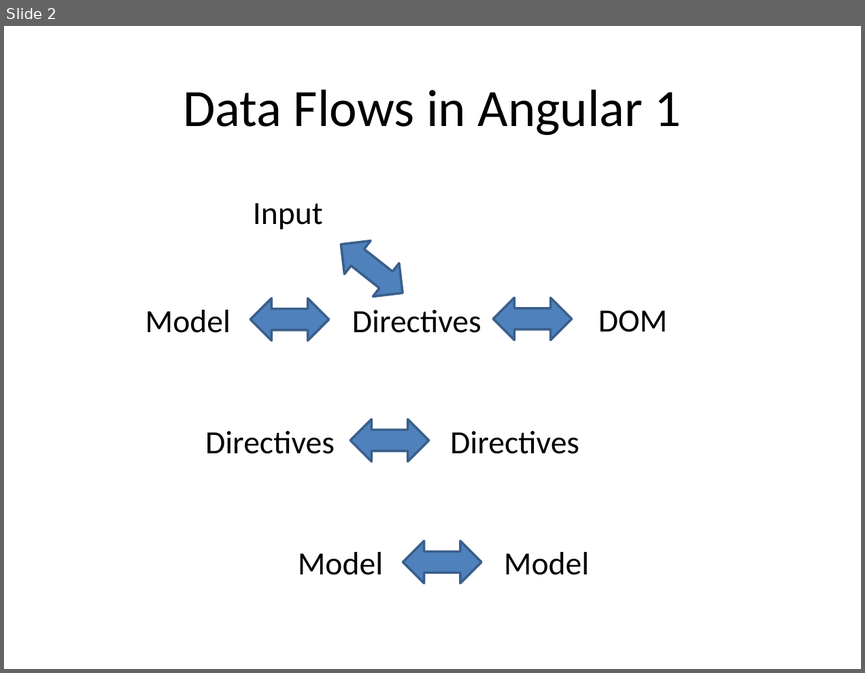
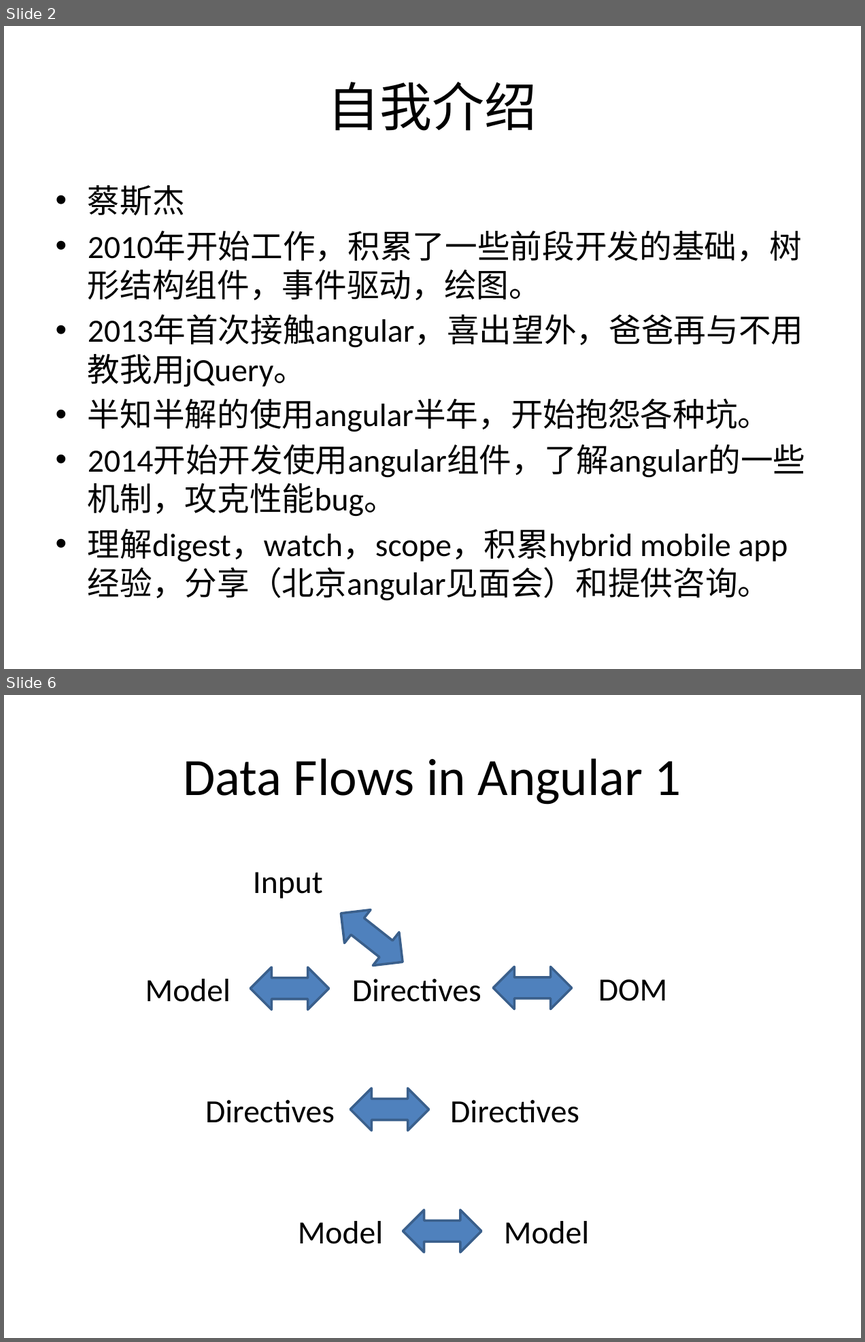
Before and after one commit to SijieCai/angular-performance-demo, a slide deck: angular1.x核心机制分析及性能实战.pptx. Shown one above the other, each under a label of ours: slide 2 before the commit, slides 2 and 6 after it; the slides between them are not shown. The pictures are 865x673 and 865x1342 pixels, drawn with LibreOffice and Linux fonts; fonts in the diff are those of the drawing. Boxes give left, top, right and bottom in pixels: in the first picture for what was removed or moved away, otherwise in the second. Text is boxed around its words. In the diff, an @@ line names an element or a change of style, - is before the commit and + after.

```diff
--- a/angular1.x核心机制分析及性能实战.pptx
+++ b/angular1.x核心机制分析及性能实战.pptx
@@ slide 2 added at <box>4,26,861,669</box>, background #FFFFFF @@
@@ title added at <box>328,82,537,131</box>, 44 pt, text #000000 @@
+自我介绍
@@ text added at <box>88,185,805,601</box>, 27.2 pt, text #000000 @@
+• 蔡斯杰
+• 2010年开始工作，积累了一些前段开发的基础，树形结构组件，事件驱动，绘图。
+• 2013年首次接触angular，喜出望外，爸爸再与不用教我用jQuery。
+• 半知半解的使用angular半年，开始抱怨各种坑。
+• 2014开始开发使用angular组件，了解angular的一些机制，攻克性能bug。
+• 理解digest，watch，scope，积累hybrid mobile app经验，分享（北京angular见面会）和提供咨询。
@@ what was slide 2 is now slide 6 @@
```
Also in this commit, not shown: 3 slides changed, 7 other slides added, 9 slides removed, 6 other files.
